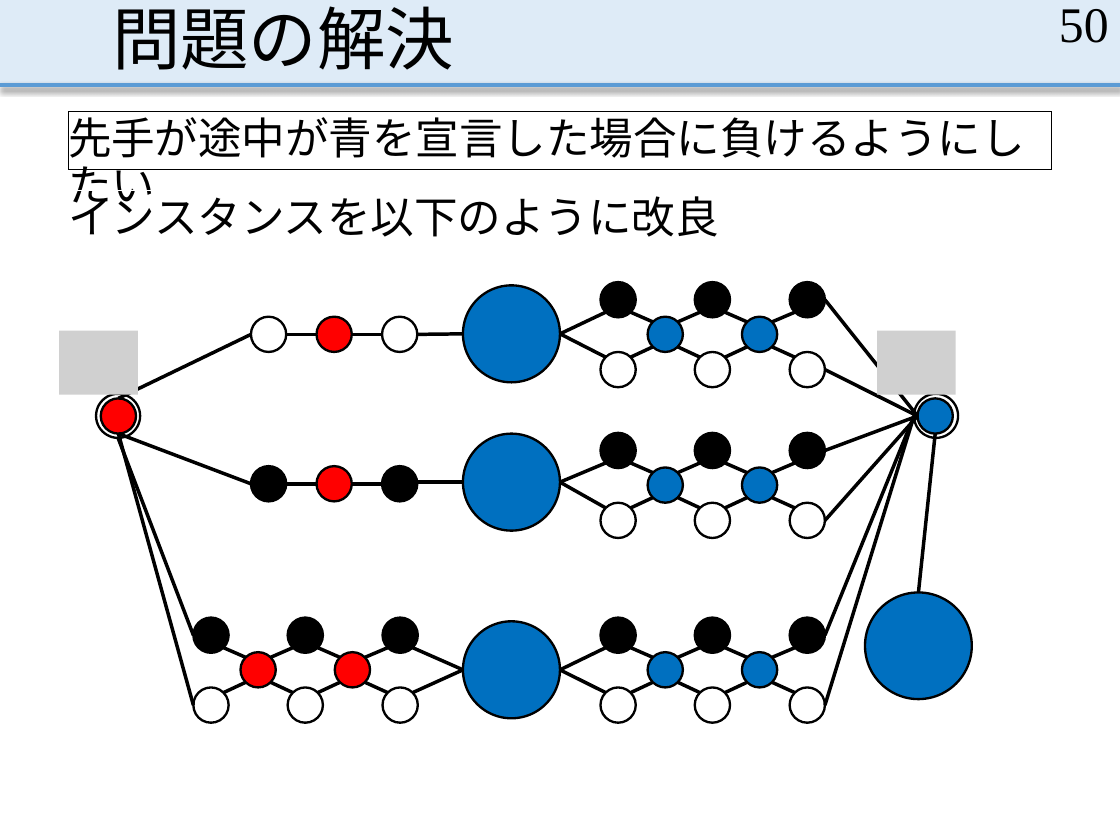
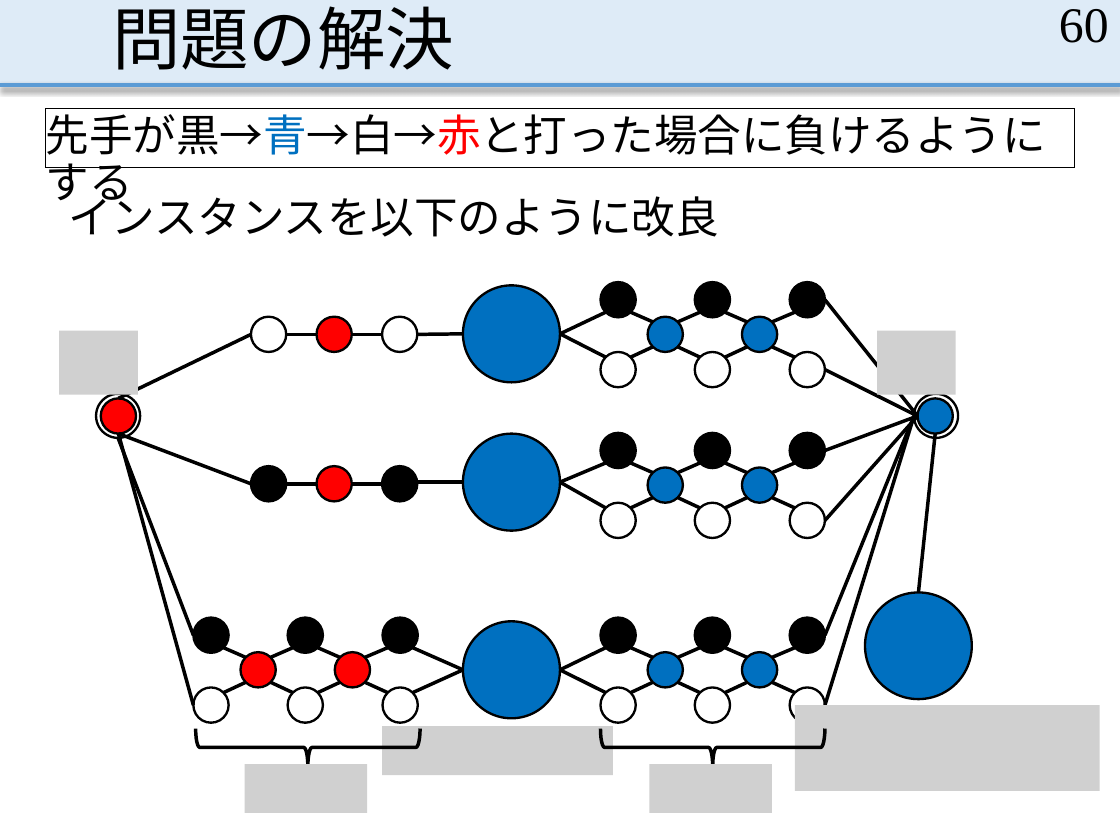
Before and after one commit to MasayaOda/SR, a slide deck: slide 60 of 191120oda.pptx (slide 50 before the commit). Drawn at 1120x840 pixels with LibreOffice and Linux fonts; fonts in the diff are those of the drawing; grey boxes stand for pictures. Boxes give left, top, right and bottom in pixels: in the first picture for what was removed or moved away, otherwise in the second. Text is boxed around its words. In the diff, an @@ line names an element or a change of style, - is before the commit and + after.

Commit message:
発表練習しよう

```diff
--- a/191120oda.pptx
+++ b/191120oda.pptx
@@ page number at bbox=[1059, 9, 1109, 43]: text changed @@
-50
+60
@@ text in rectangle at bbox=[46, 108, 1046, 155]: text changed @@
-先手が途中が青を宣言した場合に負けるようにしたい
+先手が黒→青→白→赤と打った場合に負けるようにする
@@ rectangle "先手が黒→青→白→赤と打った場合に負けるようにする": place and size @@
-rectangle "先手が黒→青→白→赤と打った場合に負けるようにする" at bbox=[68, 111, 1052, 170]
+rectangle "先手が黒→青→白→赤と打った場合に負けるようにする" at bbox=[46, 109, 1075, 168]
@@ picture added at bbox=[795, 706, 1100, 792] @@
@@ left brace added at bbox=[196, 728, 420, 766], outline #000000 2.25 pt @@
@@ picture added at bbox=[382, 726, 613, 775] @@
@@ left brace added at bbox=[601, 728, 825, 766], outline #000000 2.25 pt @@
@@ picture added at bbox=[244, 764, 366, 813] @@
@@ picture added at bbox=[650, 764, 772, 813] @@
```
Also in this commit, not shown: 43 other slides changed, 14 slides added, 1 other file.
